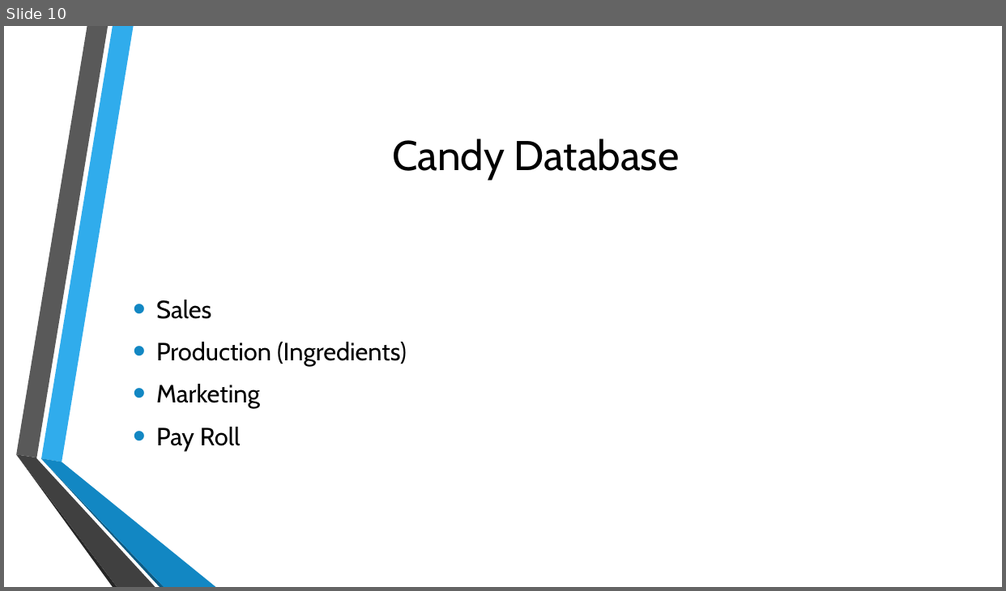
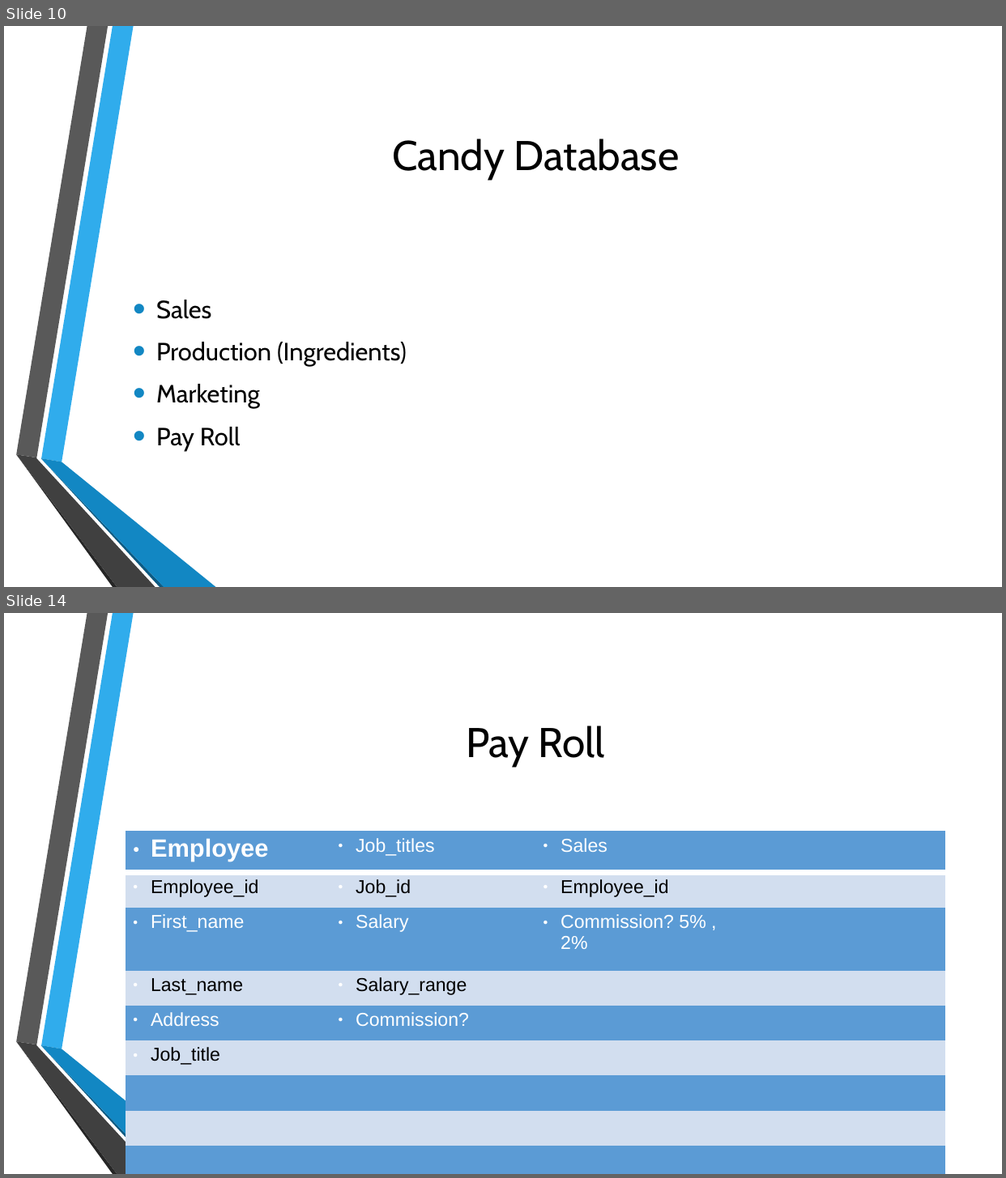
Before and after one commit to MGIS-UMN/GIS5577_week7, a slide deck: Entity_Relationship_Diagram.odp. Shown one above the other, each under a label of ours: slide 10 before the commit, slides 10 and 14 after it; the slides between them are not shown. The pictures are 1006x591 and 1006x1178 pixels, drawn with LibreOffice and Linux fonts; fonts in the diff are those of the drawing; background and template pictures are left out. Boxes give left, top, right and bottom in pixels: in the first picture for what was removed or moved away, otherwise in the second. Text is boxed around its words. In the diff, an @@ line names an element or a change of style, - is before the commit and + after.

```diff
--- a/Entity_Relationship_Diagram.odp
+++ b/Entity_Relationship_Diagram.odp
@@ slide 14 added at [4, 613, 1002, 1174], background picture (left out); not listed: 6 template elements that a slide beside it also shows @@
@@ title added at [466, 726, 605, 766], 40 pt, text #000000 @@
+Pay Roll
@@ table added at [126, 832, 946, 1135], 10 rows, 4 columns @@
+Employee | Job_titles | Sales | 
+Employee_id | Job_id | Employee_id | 
+First_name | Salary | Commission? 5% , 2% | 
+Last_name | Salary_range |  | 
+Address | Commission? |  | 
+Job_title |  |  | 
+ |  |  | 
+ |  |  | 
+ |  |  | 
+ |  |  | 
```
Also in this commit, not shown: 5 other slides added, 2 slides removed.
